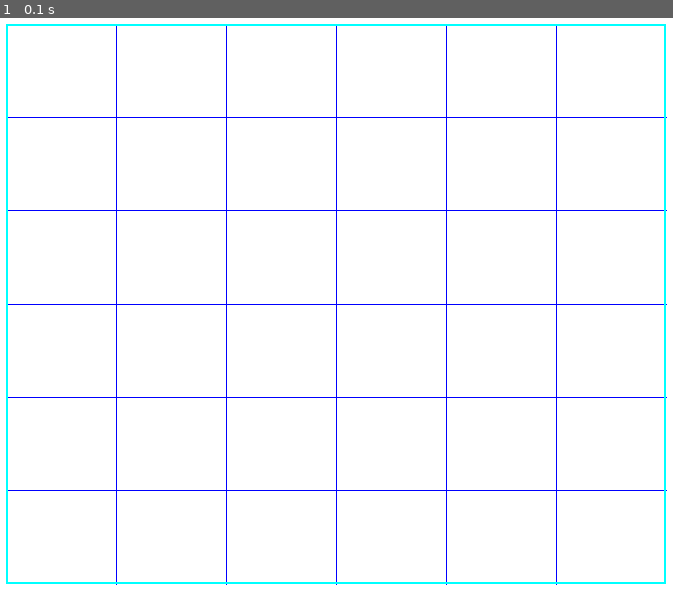
Above: before the commit, frame 1.
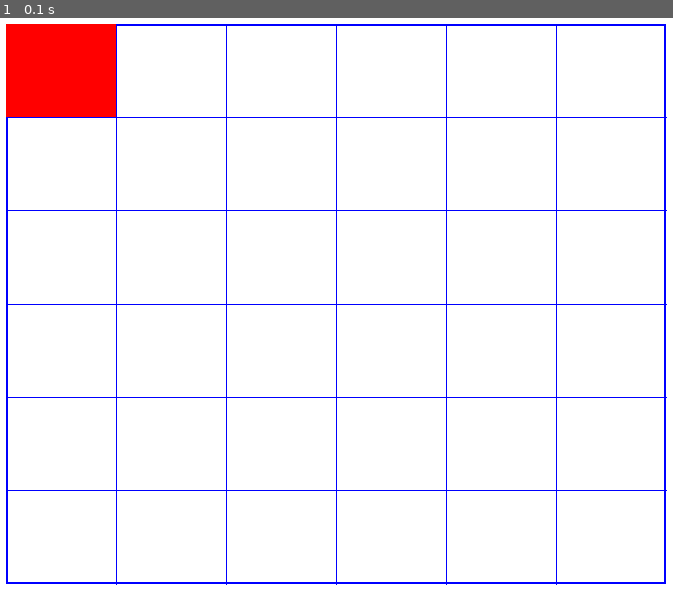
Above: after the commit, the same moment.

Repository: oekeur/MinProg_Heuristieken
Game: pygame game, started from pygame_visualize_draft.py
Two runs of this game, one before a commit and one after it. Both use one fixed random seed, a clock stepped at 60 frames per second and the inputs below.
Inputs:
- Up to frame 1 (0.1 s): no input

The runs differ from the first frame. In frame 1, 3.8% of the frame differs, in the area x 0-99%, y 1-99%.

Commit message:
Cars visualization

Diff:
--- a/pygame_visualize_draft.py
+++ b/pygame_visualize_draft.py
@@ -1,35 +1,43 @@
-# Problem Set 6:
-# Visualization code for simulated robots.
-#
-# See the problem set for instructions on how to use this code.
+# Visualization for rushhour
 
 import pygame
 
-background_colour = (255, 255, 255)
-(width, height) = (700, 600)
+def VisualizeCars():
+    background_colour = (255, 255, 255)
+    (width, height) = (700, 600)
+    padding = 20
 
-screen = pygame.display.set_mode((width, height))
-pygame.display.set_caption("Rushhour, board 1")
-screen.fill(background_colour)
+    screen = pygame.display.set_mode((width, height))
+    pygame.display.set_caption("Rushhour, board 1")
+    screen.fill(background_colour)
 
-# board frameword
-pygame.draw.rect(screen, (0, 0, 255), (20, 20, (width - 40), (height - 40)), 2)
+    # board frameword
+    pygame.draw.rect(screen, (0, 0, 255), (padding, padding, (width - (padding + padding)), (height - (padding + padding))), 2)
 
-# board lines
-board_length = 6
-for i in range (1, board_length):
-    xposition = ((width-40)/(board_length)) * i
-    yposition = ((height-40)/(board_length)) * i
-    pygame.draw.line(screen, (0, 0, 255), (20 + xposition, 20), (20 + xposition, height -20))
-    pygame.draw.line(screen, (0, 0, 255), (20, 20 + yposition), (width - 20, 20 + yposition))
+    # board lines
+    board_length = 6
+    blocklength = (width- (padding + padding))/board_length
+    blockheight = (height-(padding + padding))/board_length
+    for i in range (1, board_length):
+        xposition = blocklength * i
+        yposition = blockheight * i
+        pygame.draw.line(screen, (0, 0, 255), (padding + xposition, padding), (padding + xposition, height - padding))
+        pygame.draw.line(screen, (0, 0, 255), (padding, padding + yposition), (width - padding, padding + yposition))
 
-# 1 car
-pygame.draw.rect(screen, (0, 255, 255), (20, 20, (width - 40), (height - 40)), 2)
+    # 1 car
+    pygame.draw.rect(screen, (255, 0, 0), (padding, padding, blocklength, blockheight), 0)
 
-pygame.display.flip()
+    pygame.display.flip()
 
-running = True
-while running:
-    for event in pygame.event.get():
-        if event.type == pygame.QUIT:
-            running = False
+    running = True
+    while running:
+        for event in pygame.event.get():
+            if event.type == pygame.QUIT:
+                running = False
+
+    # import cars - lists
+    # iterate over this list
+    # create a rectangle
+        # pygame.draw.rect(screen, (0, 0, 255), (20, 20 + yposition), (width - 20, 20 + yposition))
+        # for car in cars:
+VisualizeCars()
--- a/rushhour.py
+++ b/rushhour.py
@@ -23,6 +23,7 @@
 boardsize = 0     # integer to initialy build up an empty board
 hashval = ""      # not really hashed, a string that depicts the position of each car
 nummoves = 0      # number of moves done
+colours = []      # list of colours
 
 def InitBoard():
     global cars, Rmatrix, boardsize
@@ -190,15 +191,67 @@
             stop = time.time() - start
             print 'Movenum: ', nummoves, "Time: ", stop, "msec"
 
+# visualization
+########################################################################################
+def VisualizeCars():
+    background_colour = (255, 255, 255)
+    (width, height) = (700, 600)
+    padding = 20
+    colours = [(255, 0, 0), (0, 255, 0), (0, 0, 255), (0, 150, 0), (150, 0, 0), (0, 0, 150), (150, 150, 150), (95, 10, 10), (10, 95, 10), (10, 10, 95)]
+
+    # visualization screen
+    screen = pygame.display.set_mode((width, height))
+    pygame.display.set_caption("Rushhour, board 1")
+    screen.fill(background_colour)
+
+    # board framework
+    pygame.draw.rect(screen, (0, 0, 255), (padding, padding, (width - (padding + padding)), (height - (padding + padding))), 2)
+
+    # board lines
+    board_length = 6
+    blocklength = (width- (padding + padding))/board_length
+    blockheight = (height-(padding + padding))/board_length
+    for i in range (1, board_length):
+        xposition = blocklength * i
+        yposition = blockheight * i
+        pygame.draw.line(screen, (0, 0, 255), (padding + xposition, padding), (padding + xposition, height - padding))
+        pygame.draw.line(screen, (0, 0, 255), (padding, padding + yposition), (width - padding, padding + yposition))
+
+    # draw cars
+    i = 0
+    # for each car
+    for car in cars:
+        # if orientation is horizontal update the tile to the right from last tile
+        if cars[i][1] == 'h':
+            if cars[i][2] == 2:
+                pygame.draw.rect(screen, colours[i], (padding + (blocklength * (cars[i][4])), padding + (blockheight * (cars[i][3])), blocklength * 2, blockheight), 0)
+            else:
+                pygame.draw.rect(screen, colours[i], (padding + (blocklength * (cars[i][4])), padding + (blockheight *(cars[i][3])), blocklength * 3, blockheight), 0)
+        else:
+            if cars[i][2] == 2:
+                pygame.draw.rect(screen, colours[i], (padding + (blocklength * (cars[i][4])), padding + (blockheight * (cars[i][3])), blocklength, blockheight * 2), 0)
+            else:
+                pygame.draw.rect(screen, colours[i], (padding + (blocklength * (cars[i][4])), padding + (blockheight * (cars[i][3])), blocklength, blockheight * 3), 0)
+        i += 1
+
+    pygame.display.flip()
+
+
+    running = True
+    while running:
+        for event in pygame.event.get():
+            if event.type == pygame.QUIT:
+                running = False
+
 
 # actual program sequence
 #################################################################################################
-GameOn()
-
-
-# pre_init_time = time.time()
-# InitBoard()
-# post_init_time = time.time() - pre_init_time
+# GameOn()
+
+
+pre_init_time = time.time()
+InitBoard()
+post_init_time = time.time() - pre_init_time
 
 # pre_calcmove_time = time.time()
 # PossibleMoves()
@@ -217,9 +270,10 @@
 # post_move_time = time.time() - pre_move_time
 
 
-# PrintBoard()
-# PrintCars()
-# PrintMoves()
+PrintBoard()
+PrintCars()
+PrintMoves()
+VisualizeCars()
 
 # print "Boardinitialize:", post_init_time,  "msec"
 # print "Movecalculate:", post_calcmove_time,  "msec"
@@ -236,3 +290,4 @@
 # set of board positions
 
 # list of the eventual moves solving the puzzle
+######################################################################################
